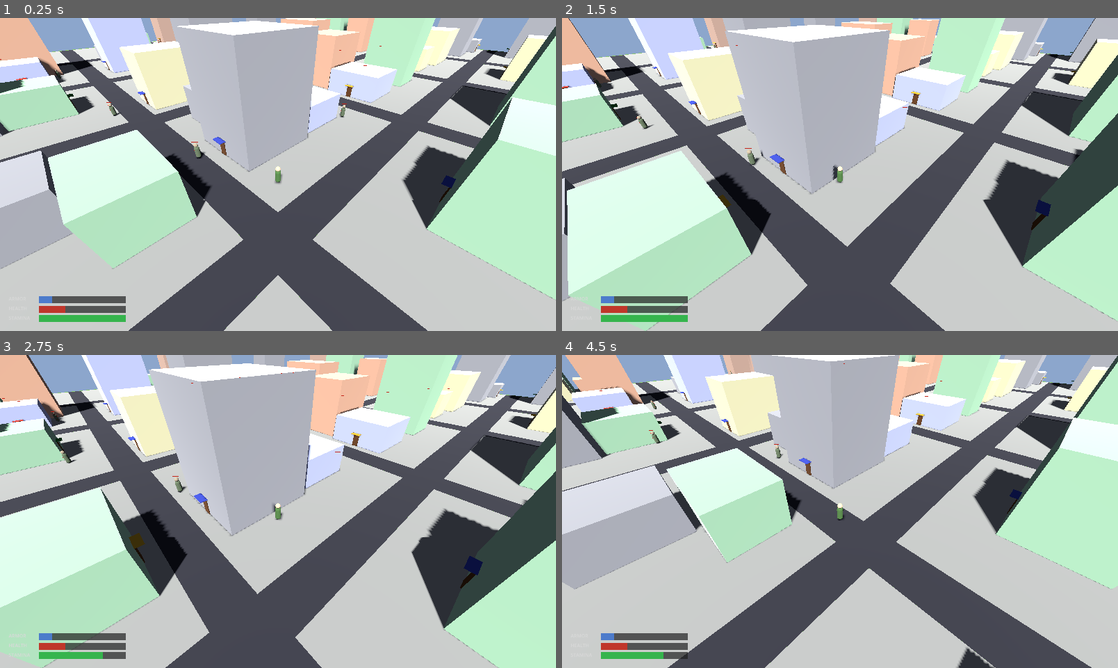
Above: before the commit, frames 1-4 (two rows, left to right).
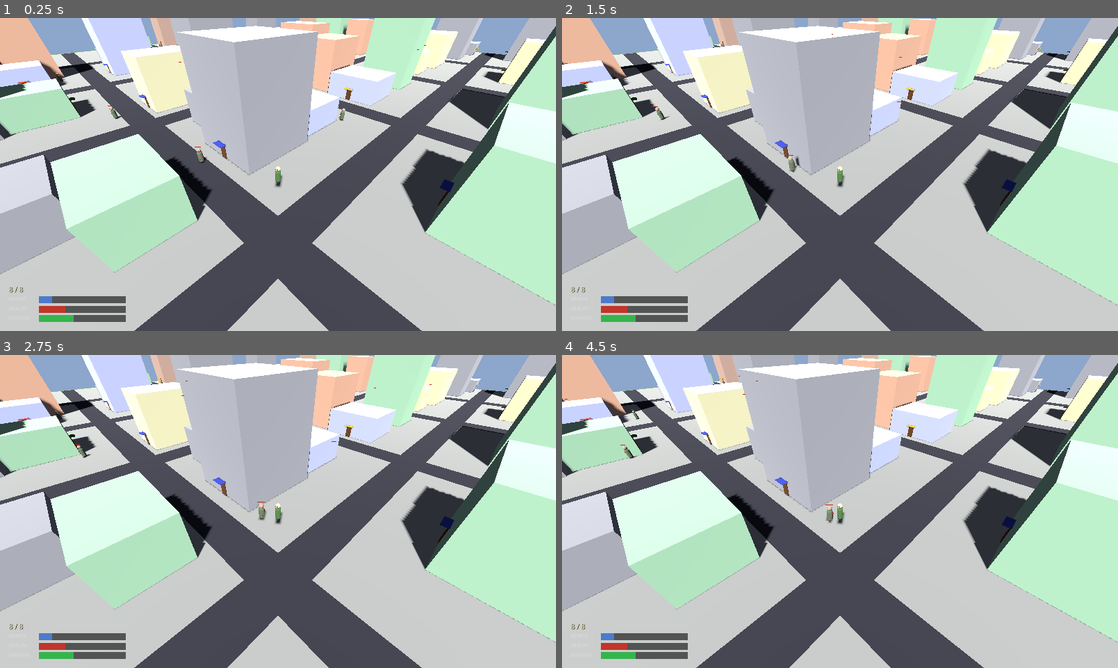
Above: after the commit, the same moments.

Repository: shaoqian2001/vibe-zombie
Game: Godot game, scene res://scenes/Main.tscn
Same seed, same stepped clock (60 frames per second), same inputs: the game is played once before the commit and once after it.
Inputs (mouse positions are in pixels of both pictures, inside the frame that each line leads up to):
- Up to frame 1 (0.25 s): no input
- Up to frame 2 (1.5 s): move the mouse to (962, 158) at 0.52 s; press the mouse at (962, 158) at 0.53 s; hold D (move_right) 0.53-1.28 s; move the mouse to (728, 190) at 1.27 s; release the mouse at (728, 190) at 1.28 s; hold S (move_backward) from 1.28 s (still down); tap F (interact) at 1.35 s
- Up to frame 3 (2.75 s): click (166, 527) at 1.55 s; move the mouse to (333, 442) at 2.02 s; release S (move_backward) at 2.03 s; hold D (move_right) from 2.03 s (still down); hold Shift (sprint) from 2.03 s (still down); click (333, 442) at 2.3 s
- Up to frame 4 (4.5 s): move the mouse to (812, 574) at 2.77 s; release D (move_right) at 2.78 s; release Shift (sprint) at 2.78 s; hold W (move_forward) 2.78-3.53 s; click (812, 574) at 2.85 s; move the mouse to (1006, 558) at 3.52 s; press the mouse at (1006, 558) at 3.53 s; hold A (move_left) from 3.53 s (still down); tap R (reload, bound only after the commit) at 4.15 s; move the mouse to (673, 464) at 4.27 s; release the mouse at (673, 464) at 4.28 s; tap F (interact) at 4.35 s

The runs differ from the first frame. In frame 1, 11% of the frame differs, in the area x 0-100%, y 0-100%; in frame 2, 42%; in frame 3, 50%; in frame 4, 49%.
Error after the commit: Parse Error: Cannot infer the type of "target" variable because the value doesn't have a set type. (res://scripts/player.gd:163)

Commit message:
feat: add pistol weapon with ammo system and zombie attack AI
Player weapon:
- Pistol model (grip, slide, muzzle) attached to right hand
- Left-click to shoot raycast bullets with yellow tracer effect
- 8-round magazine, R to reload (1.2s), 0.25s between shots
- Ammo counter "6/8" displayed above HUD bars, turns red at 0

Zombie AI:
- Detect player within 12 units, chase at 3.5 speed
- Attack at melee range (1.8 units) dealing 8 damage every 1.5s
- Reduces player health via HUD

https://claude.ai/code/session_016qm4EvvEUs7PowHK6sgWGV

Diff:
--- a/project.godot
+++ b/project.godot
@@ -53,6 +53,14 @@
 "deadzone": 0.5,
 "events": [Object(InputEventKey,"resource_local_to_scene":false,"resource_name":"","device":-1,"window_id":0,"alt_press …(193 unchanged characters)…
 }
+shoot={
+"deadzone": 0.5,
+"events": [Object(InputEventMouseButton,"resource_local_to_scene":false,"resource_name":"","device":-1,"window_id":0,"alt_pressed":false,"shift_pressed":false,"ctrl_pressed":false,"meta_pressed":false,"button_mask":1,"position":Vector2(0, 0),"global_position":Vector2(0, 0),"factor":1.0,"button_index":1,"canceled":false,"pressed":true,"double_click":false,"script":null)]
+}
+reload={
+"deadzone": 0.5,
+"events": [Object(InputEventKey,"resource_local_to_scene":false,"resource_name":"","device":-1,"window_id":0,"alt_pressed":false,"shift_pressed":false,"ctrl_pressed":false,"meta_pressed":false,"pressed":false,"keycode":0,"physical_keycode":82,"key_label":0,"unicode":114,"location":0,"echo":false,"script":null)]
+}
 
 [rendering]
 
--- a/scripts/enemy.gd
+++ b/scripts/enemy.gd
@@ -1,13 +1,20 @@
 extends CharacterBody3D
 
-## A zombie enemy that wanders pseudo-randomly and has an HP bar overhead.
+## A zombie enemy that wanders, chases and attacks the player.
 
 const SPEED := 2.0
+const CHASE_SPEED := 3.5
 const ACCELERATION := 8.0
 const GRAVITY := 24.0
 const WANDER_INTERVAL_MIN := 1.5
 const WANDER_INTERVAL_MAX := 4.0
 
+# Detection & attack
+const DETECT_RANGE := 12.0
+const ATTACK_RANGE := 1.8
+const ATTACK_DAMAGE := 8.0
+const ATTACK_COOLDOWN := 1.5
+
 # HP
 var max_hp := 30.0
 var hp := 30.0
@@ -16,6 +23,10 @@
 var _wander_dir := Vector3.ZERO
 var _wander_timer := 0.0
 var _rng := RandomNumberGenerator.new()
+
+# Attack state
+var _attack_timer := 0.0
+var _player_ref: CharacterBody3D = null
 
 # HP bar references
 var _hp_bar_bg: MeshInstance3D
@@ -26,6 +37,9 @@
 	_pick_new_wander()
 	_build_model()
 	_build_hp_bar()
+	# Find the player node (deferred so scene tree is ready)
+	await get_tree().process_frame
+	_player_ref = _find_player()
 
 func _physics_process(delta: float) -> void:
 	# Gravity
@@ -34,30 +48,79 @@
 	else:
 		velocity.y -= GRAVITY * delta
 
-	# Wander timer
-	_wander_timer -= delta
-	if _wander_timer <= 0.0:
-		_pick_new_wander()
+	_attack_timer = max(_attack_timer - delta, 0.0)
+
+	var move_dir := Vector3.ZERO
+	var current_speed := SPEED
+
+	if _player_ref and is_instance_valid(_player_ref):
+		var dist := global_position.distance_to(_player_ref.global_position)
+
+		if dist < ATTACK_RANGE:
+			# In attack range — stop and attack
+			move_dir = Vector3.ZERO
+			_try_attack()
+		elif dist < DETECT_RANGE:
+			# Chase player
+			var to_player := _player_ref.global_position - global_position
+			to_player.y = 0.0
+			if to_player.length() > 0.1:
+				move_dir = to_player.normalized()
+			current_speed = CHASE_SPEED
+		else:
+			# Wander
+			_wander_timer -= delta
+			if _wander_timer <= 0.0:
+				_pick_new_wander()
+			move_dir = _wander_dir
+	else:
+		# No player found — just wander
+		_wander_timer -= delta
+		if _wander_timer <= 0.0:
+			_pick_new_wander()
+		move_dir = _wander_dir
 
 	# Movement
-	var target_xz := _wander_dir * SPEED
+	var target_xz := move_dir * current_speed
 	velocity.x = move_toward(velocity.x, target_xz.x, ACCELERATION * delta)
 	velocity.z = move_toward(velocity.z, target_xz.z, ACCELERATION * delta)
 
 	# Rotate to face movement
-	if _wander_dir.length() > 0.1:
-		var target_angle := atan2(_wander_dir.x, _wander_dir.z)
+	if move_dir.length() > 0.1:
+		var target_angle := atan2(move_dir.x, move_dir.z)
 		rotation.y = lerp_angle(rotation.y, target_angle, 6.0 * delta)
 
 	move_and_slide()
 
-	# Keep HP bar facing camera
+	# Keep HP bar updated
 	_update_hp_bar()
 
 func take_damage(amount: float) -> void:
 	hp = max(hp - amount, 0.0)
 	if hp <= 0.0:
 		queue_free()
+
+func _try_attack() -> void:
+	if _attack_timer > 0.0:
+		return
+	if _player_ref == null or not is_instance_valid(_player_ref):
+		return
+	_attack_timer = ATTACK_COOLDOWN
+	# Deal damage to the player if they have a hud (health system)
+	if _player_ref.hud:
+		var new_health: float = _player_ref.hud.health - ATTACK_DAMAGE
+		_player_ref.hud.set_health(new_health)
+
+func _find_player() -> CharacterBody3D:
+	var players := get_tree().get_nodes_in_group("player")
+	if players.size() > 0:
+		return players[0] as CharacterBody3D
+	# Fallback: search by name
+	var root := get_tree().root
+	var main := root.get_child(root.get_child_count() - 1) if root.get_child_count() > 0 else null
+	if main and main.has_node("Player"):
+		return main.get_node("Player") as CharacterBody3D
+	return null
 
 func _pick_new_wander() -> void:
 	# 30% chance to idle, 70% chance to walk in a random direction
--- a/scripts/hud.gd
+++ b/scripts/hud.gd
@@ -1,14 +1,12 @@
 extends CanvasLayer
 
-## Bottom-left HUD showing Armor, Health, and Stamina bars.
-
-var _armor_bar: ColorRect
-var _health_bar: ColorRect
-var _stamina_bar: ColorRect
+## Bottom-left HUD showing Armor, Health, and Stamina bars + ammo counter above.
 
 var _armor_fill: ColorRect
 var _health_fill: ColorRect
 var _stamina_fill: ColorRect
+var _ammo_label: Label
+var _container: Control
 
 # Current values (0-100)
 var armor: float = 15.0
@@ -45,11 +43,24 @@
 func set_armor(value: float) -> void:
 	armor = clamp(value, 0.0, max_armor)
 
+func set_ammo(current: int, magazine: int) -> void:
+	if _ammo_label:
+		_ammo_label.text = "%d / %d" % [current, magazine]
+		if current == 0:
+			_ammo_label.add_theme_color_override("font_color", Color(0.9, 0.25, 0.2, 1.0))
+		else:
+			_ammo_label.add_theme_color_override("font_color", Color(0.9, 0.85, 0.7, 1.0))
+
+func set_reloading(is_reloading: bool) -> void:
+	if _ammo_label and is_reloading:
+		_ammo_label.text = "RELOADING..."
+		_ammo_label.add_theme_color_override("font_color", Color(0.9, 0.7, 0.2, 1.0))
+
 func _build_hud() -> void:
-	var container := Control.new()
-	container.name = "HUDContainer"
-	container.set_anchors_preset(Control.PRESET_FULL_RECT)
-	add_child(container)
+	_container = Control.new()
+	_container.name = "HUDContainer"
+	_container.set_anchors_preset(Control.PRESET_FULL_RECT)
+	add_child(_container)
 
 	var viewport_h := 720.0  # match project viewport height
 
@@ -63,6 +74,19 @@
 	var total_height := bar_data.size() * BAR_HEIGHT + (bar_data.size() - 1) * BAR_GAP
 	var start_y := viewport_h - MARGIN_BOTTOM - total_height
 
+	# Ammo counter above the bars
+	_ammo_label = Label.new()
+	_ammo_label.name = "AmmoLabel"
+	_ammo_label.text = "8 / 8"
+	_ammo_label.position = Vector2(MARGIN_LEFT, start_y - 28)
+	_ammo_label.size = Vector2(LABEL_WIDTH + BAR_WIDTH, 24)
+	_ammo_label.add_theme_font_size_override("font_size", 16)
+	_ammo_label.add_theme_color_override("font_color", Color(0.9, 0.85, 0.7, 1.0))
+	_ammo_label.add_theme_color_override("font_shadow_color", Color(0, 0, 0, 0.7))
+	_ammo_label.add_theme_constant_override("shadow_offset_x", 1)
+	_ammo_label.add_theme_constant_override("shadow_offset_y", 1)
+	_container.add_child(_ammo_label)
+
 	var fills := []
 	for i in range(bar_data.size()):
 		var data = bar_data[i]
@@ -75,21 +99,21 @@
 		label.size = Vector2(LABEL_WIDTH, BAR_HEIGHT)
 		label.add_theme_font_size_override("font_size", 11)
 		label.add_theme_color_override("font_color", Color(0.85, 0.85, 0.85, 0.95))
-		container.add_child(label)
+		_container.add_child(label)
 
 		# Background bar
 		var bg := ColorRect.new()
 		bg.color = BG_COLOR
 		bg.position = Vector2(MARGIN_LEFT + LABEL_WIDTH, y_pos)
 		bg.size = Vector2(BAR_WIDTH, BAR_HEIGHT)
-		container.add_child(bg)
+		_container.add_child(bg)
 
 		# Fill bar
 		var fill := ColorRect.new()
 		fill.color = data["color"]
 		fill.position = Vector2(MARGIN_LEFT + LABEL_WIDTH, y_pos)
 		fill.size = Vector2(BAR_WIDTH, BAR_HEIGHT)
-		container.add_child(fill)
+		_container.add_child(fill)
 
 		fills.append(fill)
 
--- a/scripts/main.gd
+++ b/scripts/main.gd
@@ -58,6 +58,7 @@
 	player.global_position = spawn_pos
 
 	camera.set_target(player)
+	player.add_to_group("player")
 	_create_ui()
 	_setup_hud()
 	_spawn_enemies(rng)
--- a/scripts/player.gd
+++ b/scripts/player.gd
@@ -13,10 +13,22 @@
 const STAMINA_RECOVER := 10.0 # per second while not sprinting
 const STAMINA_RECOVER_DELAY := 2.0  # seconds after stop sprinting before recovery
 
+# Gun
+const MAGAZINE_SIZE := 8
+const BULLET_DAMAGE := 10.0
+const SHOOT_COOLDOWN := 0.25   # seconds between shots
+const RELOAD_TIME := 1.2       # seconds to reload
+
 var stamina: float = STAMINA_MAX
 var _sprint_cooldown: float = 0.0  # time remaining before stamina recovers
 var _is_sprinting: bool = false
 
+# Gun state
+var ammo: int = MAGAZINE_SIZE
+var _shoot_timer: float = 0.0
+var _reload_timer: float = 0.0
+var _is_reloading: bool = false
+
 # Reference to the isometric camera
 var _camera: Camera3D = null
 
@@ -25,11 +37,15 @@
 
 # Mouse look target on the ground plane (set externally by main.gd)
 var look_target: Vector3 = Vector3.INF
+
+# Pistol mesh (built in code, attached to right hand area)
+var _pistol_node: Node3D = null
 
 func _ready() -> void:
 	# Wait one frame so the scene tree is fully set up before finding the camera
 	await get_tree().process_frame
 	_camera = get_viewport().get_camera_3d()
+	_build_pistol()
 
 func _physics_process(delta: float) -> void:
 	_apply_gravity(delta)
@@ -39,10 +55,154 @@
 	_apply_movement(move_dir, current_speed, delta)
 	_rotate_to_face_target(delta)
 	move_and_slide()
+	_update_gun(delta)
 	_sync_hud()
 
-# ------------------------------------------------------------------
-# Private helpers
+func _unhandled_input(event: InputEvent) -> void:
+	if event.is_action_pressed("shoot"):
+		_try_shoot()
+	elif event.is_action_pressed("reload"):
+		_try_reload()
+
+# ------------------------------------------------------------------
+# Pistol model
+# ------------------------------------------------------------------
+
+func _build_pistol() -> void:
+	_pistol_node = Node3D.new()
+	_pistol_node.name = "Pistol"
+	# Position at right hand area (offset from body centre)
+	_pistol_node.position = Vector3(0.35, 1.0, 0.30)
+	add_child(_pistol_node)
+
+	# Grip (handle)
+	var grip_mat := StandardMaterial3D.new()
+	grip_mat.albedo_color = Color(0.15, 0.15, 0.15, 1)
+	var grip_mesh := BoxMesh.new()
+	grip_mesh.size = Vector3(0.08, 0.18, 0.10)
+	grip_mesh.material = grip_mat
+	var grip := MeshInstance3D.new()
+	grip.name = "Grip"
+	grip.mesh = grip_mesh
+	grip.position = Vector3(0.0, -0.06, 0.0)
+	_pistol_node.add_child(grip)
+
+	# Slide (barrel / top part)
+	var slide_mat := StandardMaterial3D.new()
+	slide_mat.albedo_color = Color(0.22, 0.22, 0.24, 1)
+	var slide_mesh := BoxMesh.new()
+	slide_mesh.size = Vector3(0.07, 0.07, 0.22)
+	slide_mesh.material = slide_mat
+	var slide := MeshInstance3D.new()
+	slide.name = "Slide"
+	slide.mesh = slide_mesh
+	slide.position = Vector3(0.0, 0.06, 0.04)
+	_pistol_node.add_child(slide)
+
+	# Muzzle (small cylinder at the front)
+	var muzzle_mat := StandardMaterial3D.new()
+	muzzle_mat.albedo_color = Color(0.10, 0.10, 0.10, 1)
+	var muzzle_mesh := CylinderMesh.new()
+	muzzle_mesh.top_radius = 0.02
+	muzzle_mesh.bottom_radius = 0.02
+	muzzle_mesh.height = 0.04
+	muzzle_mesh.material = muzzle_mat
+	var muzzle := MeshInstance3D.new()
+	muzzle.name = "Muzzle"
+	muzzle.mesh = muzzle_mesh
+	muzzle.position = Vector3(0.0, 0.06, 0.14)
+	muzzle.rotation_degrees = Vector3(90, 0, 0)
+	_pistol_node.add_child(muzzle)
+
+# ------------------------------------------------------------------
+# Gun mechanics
+# ------------------------------------------------------------------
+
+func _update_gun(delta: float) -> void:
+	_shoot_timer = max(_shoot_timer - delta, 0.0)
+
+	if _is_reloading:
+		_reload_timer -= delta
+		if _reload_timer <= 0.0:
+			_is_reloading = false
+			ammo = MAGAZINE_SIZE
+
+func _try_shoot() -> void:
+	if _is_reloading:
+		return
+	if ammo <= 0:
+		return
+	if _shoot_timer > 0.0:
+		return
+
+	ammo -= 1
+	_shoot_timer = SHOOT_COOLDOWN
+	_fire_bullet()
+
+func _try_reload() -> void:
+	if _is_reloading:
+		return
+	if ammo == MAGAZINE_SIZE:
+		return
+	_is_reloading = true
+	_reload_timer = RELOAD_TIME
+
+func _fire_bullet() -> void:
+	# Cast a ray from the player in the direction they're facing
+	var forward := -global_transform.basis.z
+	var ray_origin := global_position + Vector3(0, 1.0, 0)  # chest height
+	var ray_end := ray_origin + forward * 100.0
+
+	var space := get_world_3d().direct_space_state
+	var query := PhysicsRayQueryParameters3D.create(ray_origin, ray_end)
+	query.exclude = [get_rid()]
+	query.collision_mask = 0xFFFFFFFF
+
+	var result := space.intersect_ray(query)
+	if result and result.collider is CharacterBody3D:
+		var target := result.collider
+		if target.has_method("take_damage"):
+			target.take_damage(BULLET_DAMAGE)
+
+	# Visual bullet tracer
+	_spawn_tracer(ray_origin, result.position if result else ray_end)
+
+func _spawn_tracer(from: Vector3, to: Vector3) -> void:
+	var mid := (from + to) * 0.5
+	var dir := to - from
+	var length := dir.length()
+
+	var mat := StandardMaterial3D.new()
+	mat.albedo_color = Color(1.0, 0.9, 0.3, 0.8)
+	mat.transparency = BaseMaterial3D.TRANSPARENCY_ALPHA
+	mat.shading_mode = BaseMaterial3D.SHADING_MODE_UNSHADED
+	mat.no_depth_test = true
+
+	var mesh := CylinderMesh.new()
+	mesh.top_radius = 0.015
+	mesh.bottom_radius = 0.015
+	mesh.height = length
+	mesh.material = mat
+
+	var mi := MeshInstance3D.new()
+	mi.mesh = mesh
+	mi.name = "Tracer"
+
+	# Position at midpoint, orient along the ray direction
+	mi.global_position = mid
+	if dir.length() > 0.01:
+		mi.look_at(to, Vector3.UP)
+		mi.rotate_object_local(Vector3.RIGHT, PI * 0.5)
+
+	get_tree().root.add_child(mi)
+
+	# Fade out and remove after a short time
+	var tw := get_tree().create_tween()
+	tw.tween_interval(0.05)
+	tw.tween_callback(mi.queue_free)
+
+# ------------------------------------------------------------------
+# Movement helpers
 # ------------------------------------------------------------------
 
 func _apply_gravity(delta: float) -> void:
@@ -108,3 +268,5 @@
 func _sync_hud() -> void:
 	if hud:
 		hud.set_stamina(stamina / STAMINA_MAX * 100.0)
+		hud.set_ammo(ammo, MAGAZINE_SIZE)
+		hud.set_reloading(_is_reloading)
